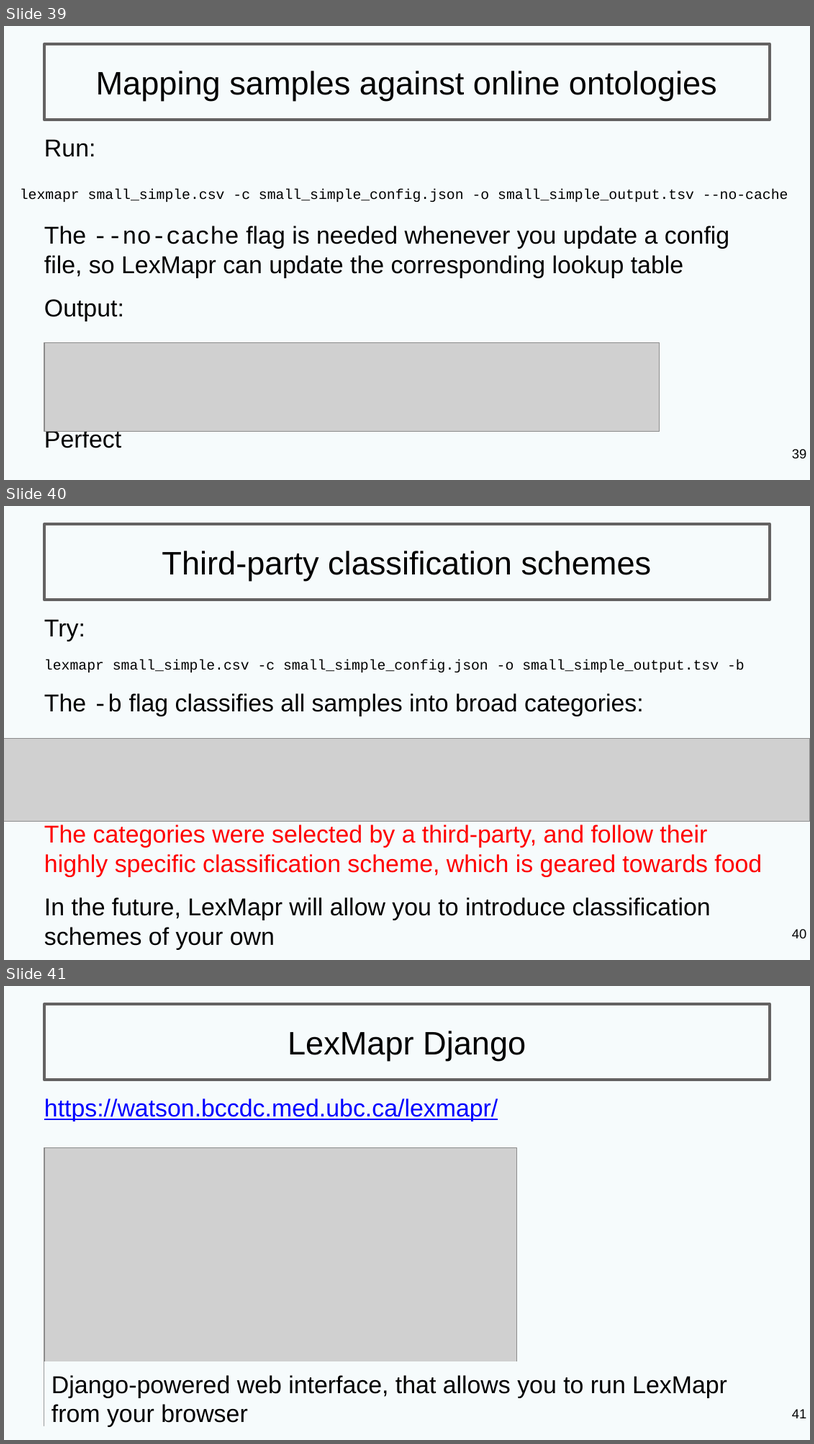
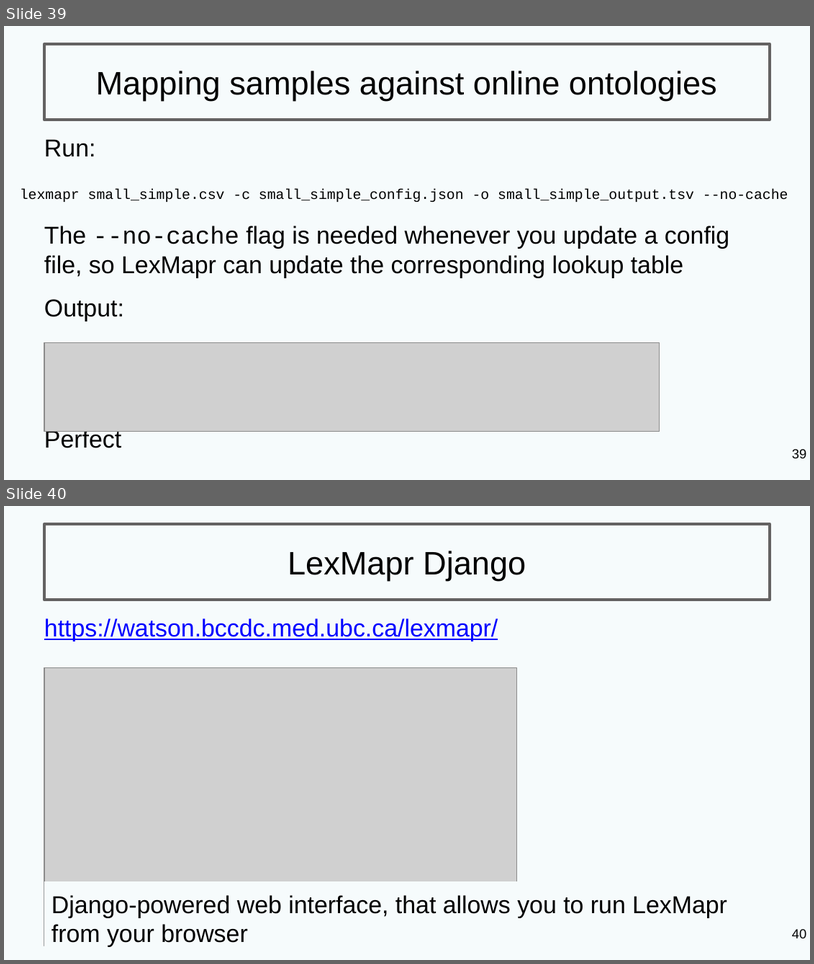
Before and after one commit to cidgoh/LexMapr, a slide deck: docs/tutorial_slides.odp. Shown one above the other, each under a label of ours: slides 39, 40 and 41 before the commit, slides 39 and 40 after it. The pictures are 814x1444 and 814x964 pixels, drawn with LibreOffice and Linux fonts; fonts in the diff are those of the drawing; grey boxes stand for pictures. Boxes give left, top, right and bottom in pixels: in the first picture for what was removed or moved away, otherwise in the second. Text is boxed around its words. In the diff, an @@ line names an element or a change of style, - is before the commit and + after.

Commit message:
Add slides covering classification logic
* Removed brief classification slide from ``tutorial_slides.*``

```diff
--- a/docs/tutorial_slides.odp
+++ b/docs/tutorial_slides.odp
@@ slide 40 removed at [4,506,810,960], background #F6FBFC @@
@@ rectangle removed at [44,524,770,600] @@
-Third-party classification schemes
@@ text removed at [44,619,762,950] @@
-Try:
-lexmapr small_simple.csv -c small_simple_config.json -o small_simple_output.tsv -b
-The -b flag classifies all samples into broad categories:
-The categories were selected by a third-party, and follow their highly specific classification scheme, which is geared towards food
-In the future, LexMapr will allow you to introduce classification schemes of your own
@@ picture removed at [4,739,810,821] @@
@@ page number removed at [792,929,807,938] @@
-40
@@ what was slide 41 is now slide 40 @@
@@ page number at [792,929,807,938]: text changed @@
-41
+40
```
Also in this commit, not shown: 1 slide changed, 3 other files.
